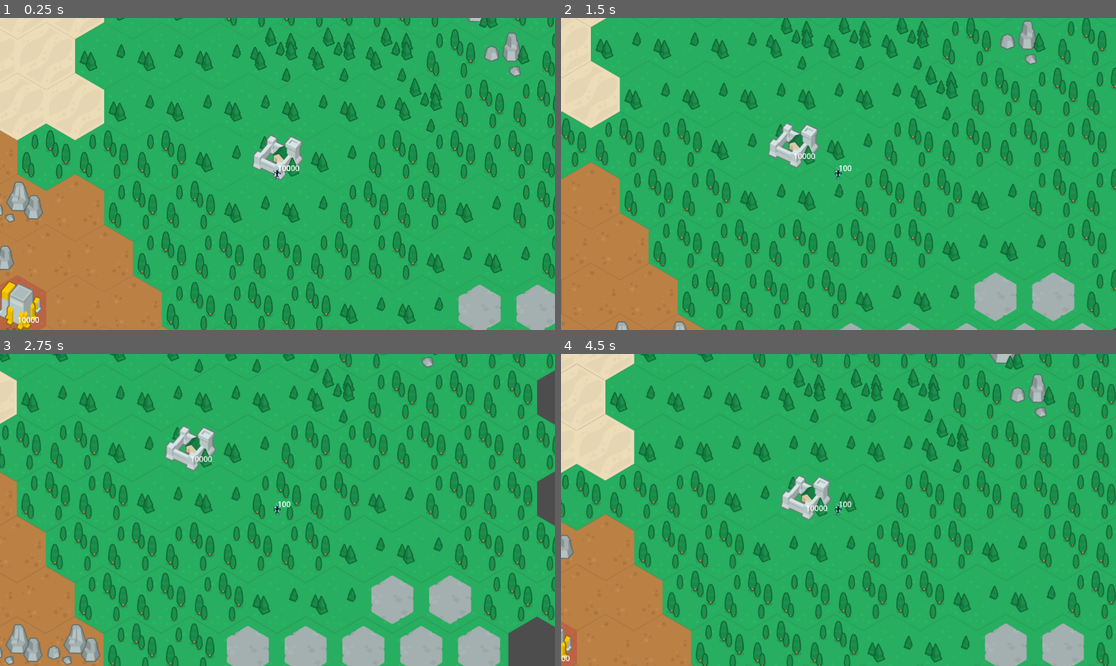
Above: before the commit, frames 1-4 (two rows, left to right).
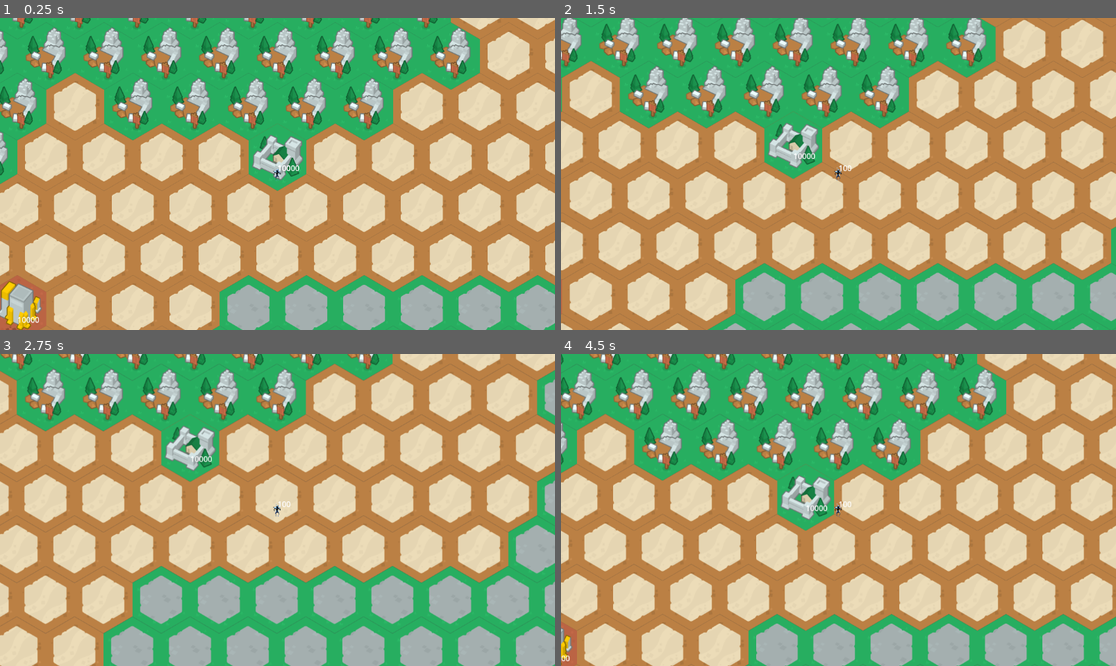
Above: after the commit, the same moments.

Repository: ThirdBlockStudios/Swarm
Game: Godot game, scene res://Scenes/Objects/world.tscn
Same seed, same stepped clock (60 frames per second), same inputs: the game is played once before the commit and once after it.
Inputs (mouse positions are in pixels of both pictures, inside the frame that each line leads up to):
- Up to frame 1 (0.25 s): no input
- Up to frame 2 (1.5 s): tap Enter at 0.5 s; move the mouse to (960, 158) at 0.52 s; press the mouse at (960, 158) at 0.53 s; hold Right (ui_right) 0.53-1.28 s; move the mouse to (727, 189) at 1.27 s; release the mouse at (727, 189) at 1.28 s; hold Down (ui_down) from 1.28 s (still down); tap Space (center_camera) at 1.35 s
- Up to frame 3 (2.75 s): move the mouse to (333, 441) at 2.02 s; release Down (ui_down) at 2.03 s; hold Right (ui_right) from 2.03 s (still down); hold Middle mouse button (pan_with_mouse) from 2.03 s (still down)
- Up to frame 4 (4.5 s): move the mouse to (810, 572) at 2.77 s; release Right (ui_right) at 2.78 s; release Middle mouse button (pan_with_mouse) at 2.78 s; hold Up (ui_up) 2.78-3.53 s; tap Shift (shift) at 2.85 s; move the mouse to (1005, 556) at 3.52 s; hold Left (ui_left) from 3.53 s (still down); tap Mouse wheel down (zoom_in) at 3.6 s; move the mouse to (672, 463) at 4.27 s; tap Mouse wheel up (zoom_out) at 4.35 s

The runs differ from the first frame. In frame 1, 74% of the frame differs, in the area x 0-100%, y 0-100%; in frame 2, 74%; in frame 3, 73%; in frame 4, 76%.
Error in both runs: Invalid access to property or key 'position' on a base object of type 'null instance'. (res://Scenes/Components/CameraComponent.gd:36)

Commit message:
nice prelim results with FastNoiseLite

Diff:
--- a/Scenes/Objects/world.gd
+++ b/Scenes/Objects/world.gd
@@ -1,11 +1,14 @@
 class_name World
 extends Node2D
+
+const MAP_SIZE: Vector2 = Vector2(1920, 1080)
 
 var player: Player
 var enemyBase: EnemyBase
 var playerBase: PlayerBase
 
 @onready var ui_manager = $UIManager
+@onready var tilemap = $TileMap
 
 
 func _ready():
@@ -17,6 +20,26 @@
     player.get_node("HealthComponent").health_depleted.connect(display_game_over_screen)
     playerBase.get_node("HealthComponent").health_depleted.connect(display_game_over_screen)
     enemyBase.get_node("HealthComponent").health_depleted.connect(display_game_over_screen)
+    generate_world()
+
+
+func generate_world():
+    var spawn = tilemap.local_to_map(Vector2(0, 0))
+
+    var noise_generator = FastNoiseLite.new()
+    noise_generator.set_noise_type(FastNoiseLite.TYPE_PERLIN)
+    noise_generator.seed = randi();
+
+    for x in MAP_SIZE.x:
+        for y in MAP_SIZE.y:
+            # MAP_SIZE / 2 to center the map relative to origin (0, 0).
+            var coordinates = Vector2i(spawn.x - MAP_SIZE.x / 2 + x, spawn.y - MAP_SIZE.y / 2 + y)
+            # These parameters need tuning. Atlas needs to also be set up for
+            # procedural generation i.e. grass tiles with grass, mountains with mountain,
+            # exclude tower tiles.
+            var noise_value = noise_generator.get_noise_2d(coordinates.x, coordinates.y) * 10
+            var atlas_coordinates = Vector2(round((noise_value * 10) / 5 + 6), round((noise_value * 10) / 5 + 6))
+            tilemap.set_cell(0, coordinates, 0, atlas_coordinates, 0)
 
 
 func _input(event: InputEvent):
